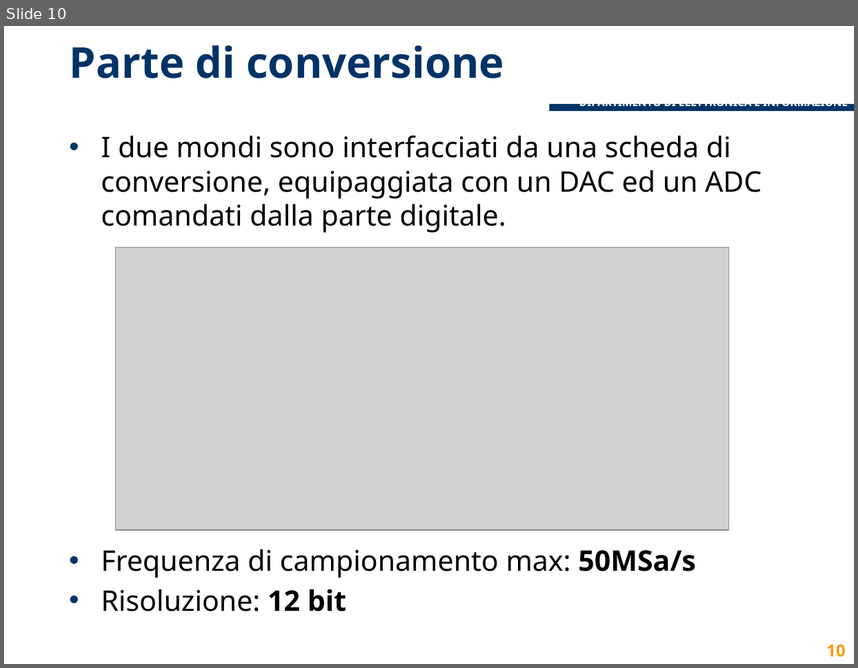
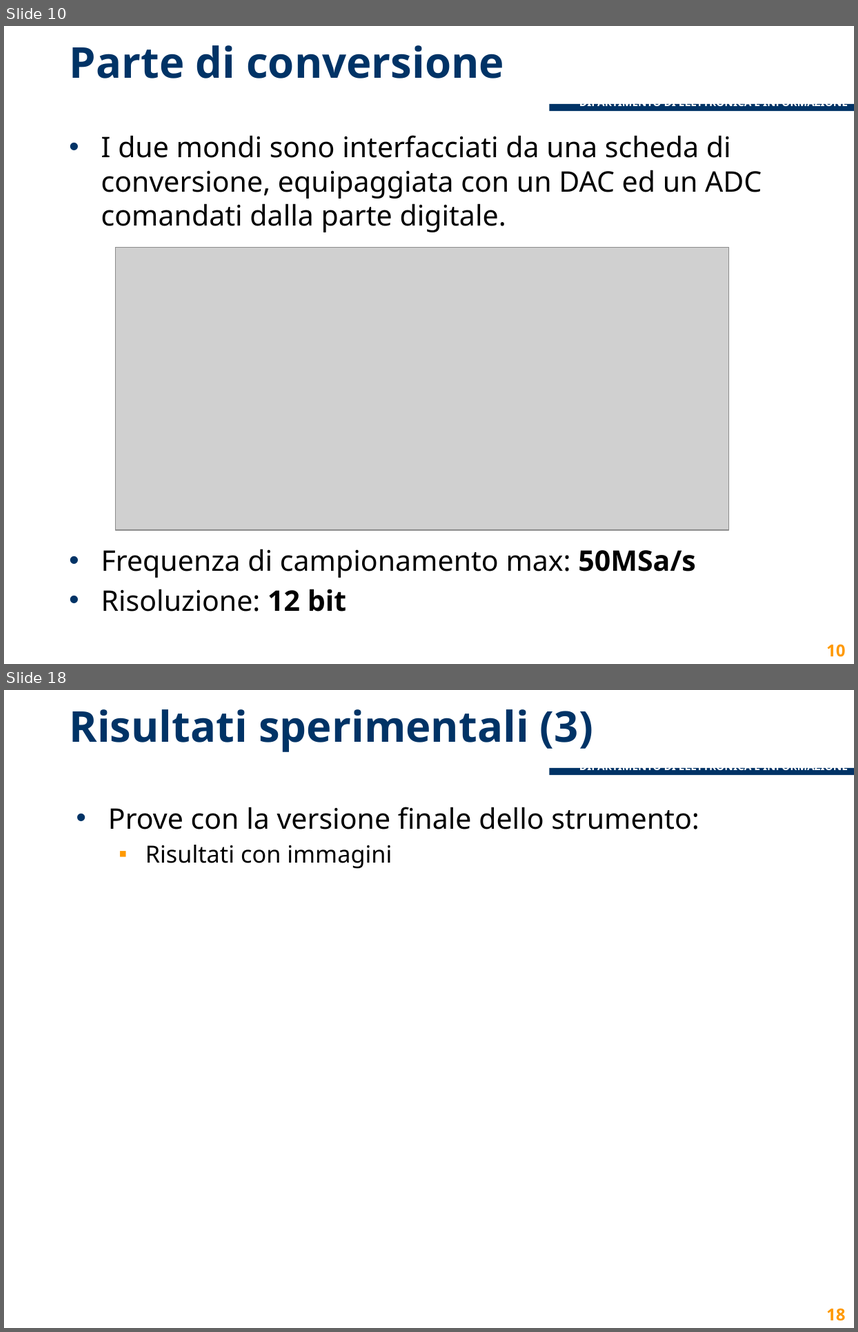
Before and after one commit to lcavagnispolimi/thesis_latex, a slide deck: presentazione_discussione.pptx. Shown one above the other, each under a label of ours: slide 10 before the commit, slides 10 and 18 after it; the slides between them are not shown. The pictures are 858x668 and 858x1332 pixels, drawn with LibreOffice and Linux fonts; fonts in the diff are those of the drawing; grey boxes stand for pictures; background and template pictures are left out. Boxes give left, top, right and bottom in pixels: in the first picture for what was removed or moved away, otherwise in the second. Text is boxed around its words. In the diff, an @@ line names an element or a change of style, - is before the commit and + after.

```diff
--- a/presentazione_discussione.pptx
+++ b/presentazione_discussione.pptx
@@ slide 18 added at (4,690,854,1328), background #FFFFFF; not listed: 3 template elements that a slide beside it also shows @@
@@ title added at (69,709,593,752), 36 pt, text #003366, bold @@
+Risultati sperimentali (3)
@@ text added at (108,807,699,869), 24 pt, text #000000 @@
+• Prove con la versione finale dello strumento:
+  ▪ Risultati con immagini
@@ page number added at (826,1308,845,1321), 14 pt, text #FF9900, bold @@
+18
```
Also in this commit, not shown: 8 slides changed, 3 other slides added, 3 slides removed.
